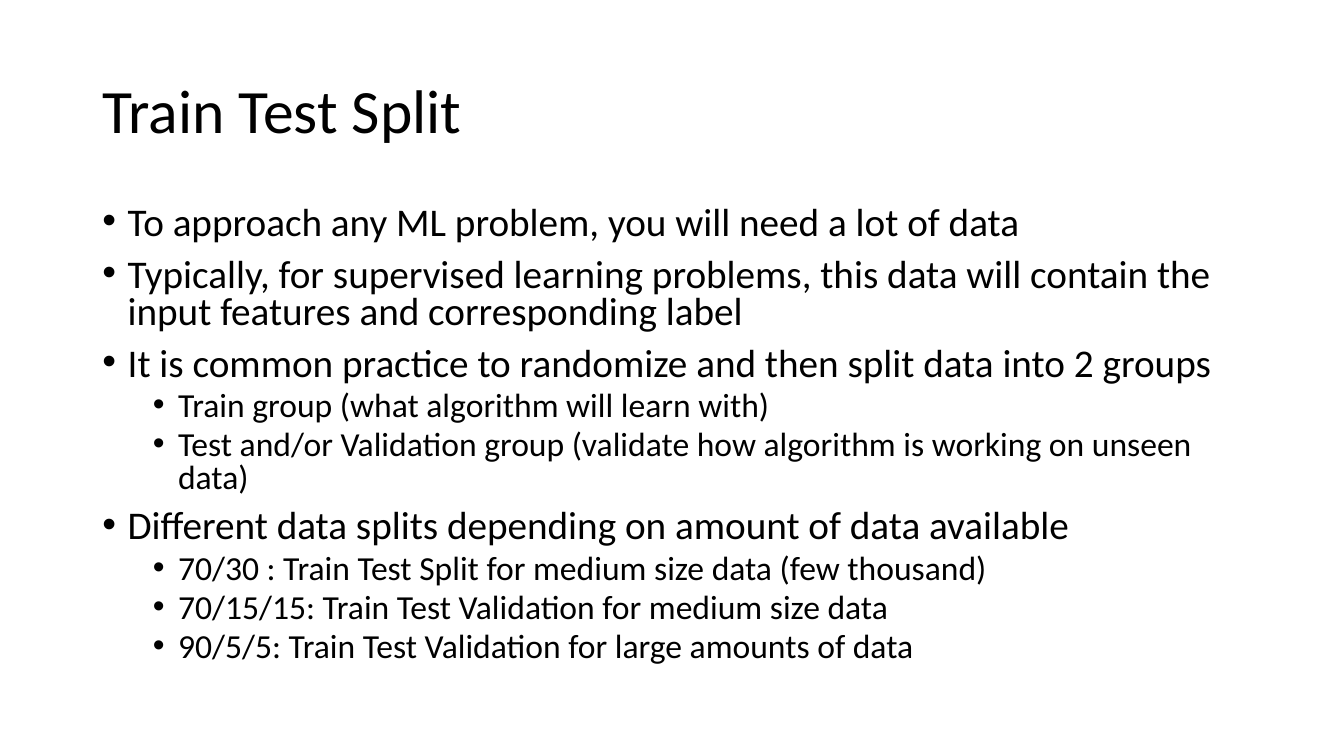
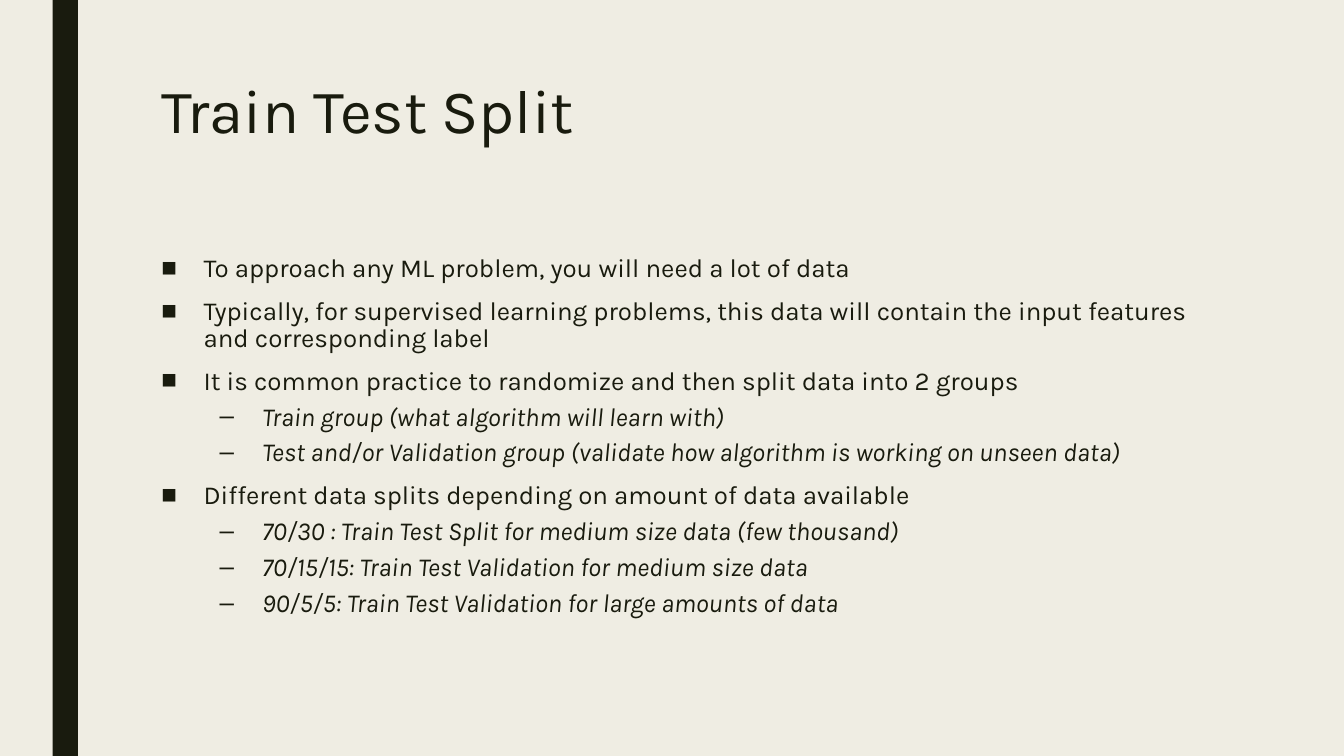
Before and after one commit to akiljames83/MacAI-2018, a slide deck: slide 5 of Lessons/Lesson2.pptx. Drawn at 1344x756 pixels with LibreOffice and Linux fonts; fonts in the diff are those of the drawing. Boxes give left, top, right and bottom in pixels: in the first picture for what was removed or moved away, otherwise in the second. Text is boxed around its words. In the diff, an @@ line names an element or a change of style, - is before the commit and + after.

```diff
--- a/Lessons/Lesson2.pptx
+++ b/Lessons/Lesson2.pptx
@@ background #FFFFFF to #EFEDE3 @@
@@ rectangle added at (52, 0, 78, 756), fill #191B0E @@
@@ title "Train Test Split": place and size @@
-title "Train Test Split" at (102, 90, 461, 143)
+title "Train Test Split" at (161, 90, 574, 148)
@@ title "Train Test Split" at (161, 90, 574, 148): font Calibri to Karla, text colour #000000 to #191B0E; line spacing 0.9 to 0.89; vertical alignment middle to top @@
@@ text "To approach any ML problem, ...": place and size @@
-text "To approach any ML problem, ..." at (128, 208, 1211, 664)
+text "To approach any ML problem, ..." at (204, 259, 1186, 619)
@@ text "To approach any ML problem, ..." at (204, 259, 1186, 619): size 28 to 18.5 pt in "To approach any ML problem, you will ...", "Typically, for supervised learning problems, this data ...", "It is common practice to randomize and ...", "Different data splits depending on amount of ..."; font Calibri to Karla, text colour #000000 to #191B0E; size 24 to 18.5 pt, italic on in "Train group (what algorithm will learn with)", "Test and/or Validation group (validate how algorithm ...", "70/30 : Train Test Split for medium ...", "70/15/15: Train Test Validation for medium size ..." and 1 more places; bullet • to ■; line spacing 0.8 to 0.84; more space between paragraphs; bullet • to – @@
```
Also in this commit, not shown: 19 other slides changed, 2 slides added.
